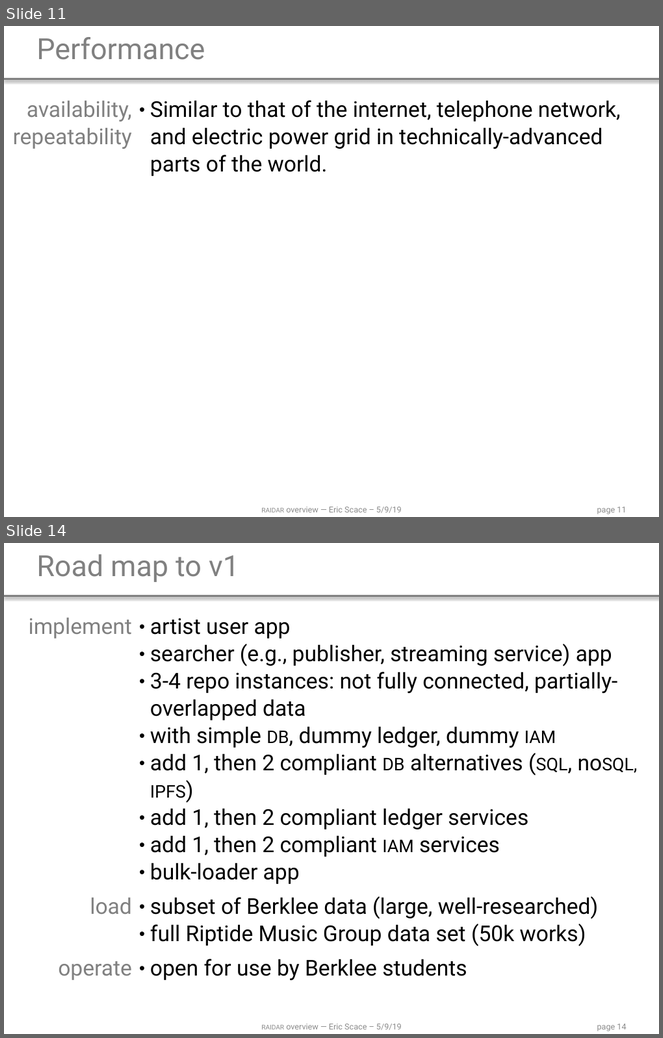
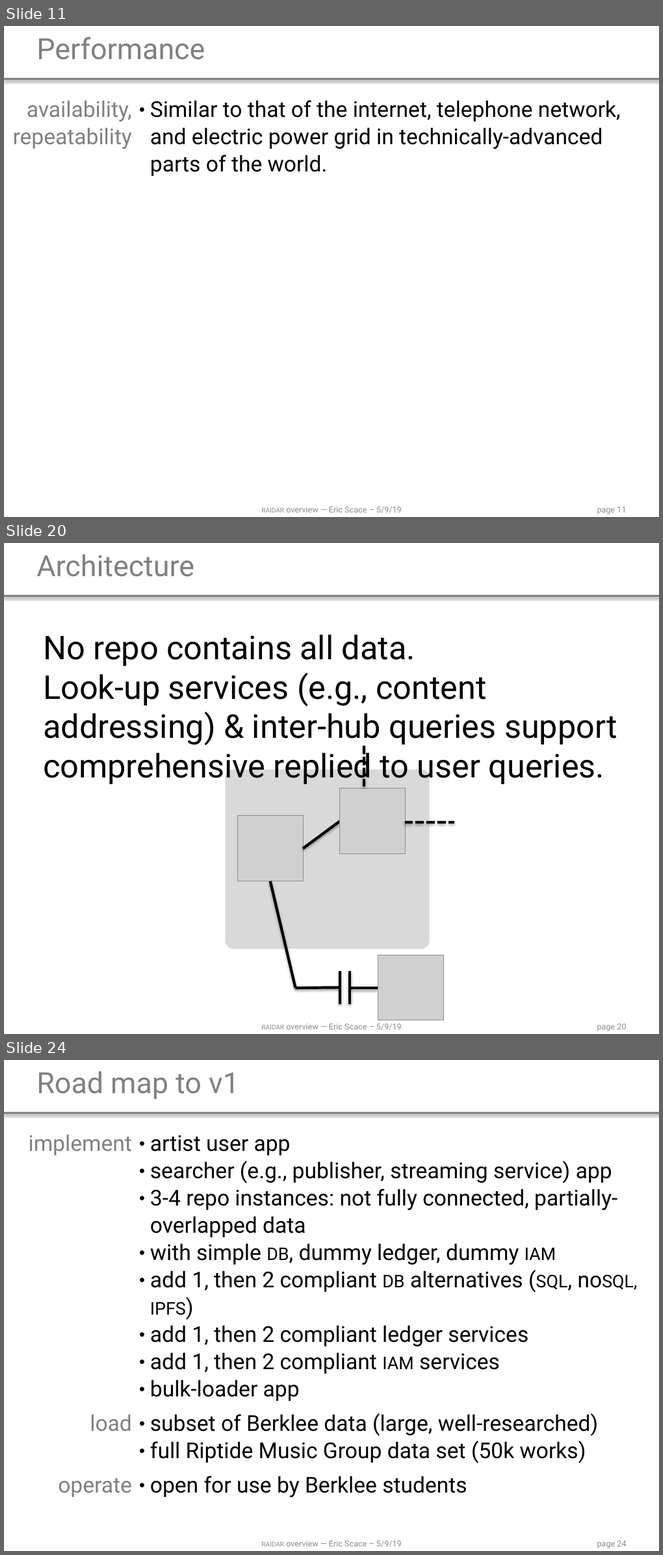
Before and after one commit to ldnovak/RAIDAR, a slide deck: docs/2019 05 10 presentation/2019 05 10 overview.pptx. Shown one above the other, each under a label of ours: slides 11 and 14 before the commit, slides 11, 20 and 24 after it; the slides between them are not shown. The pictures are 663x1038 and 663x1555 pixels, drawn with LibreOffice and Linux fonts; fonts in the diff are those of the drawing; grey boxes stand for pictures. Boxes give left, top, right and bottom in pixels: in the first picture for what was removed or moved away, otherwise in the second. Text is boxed around its words. In the diff, an @@ line names an element or a change of style, - is before the commit and + after.

Commit message:
add architecture diagrams & commentary
ref #11

```diff
--- a/docs/2019 05 10 presentation/2019 05 10 overview.pptx
+++ b/docs/2019 05 10 presentation/2019 05 10 overview.pptx
@@ slide 20 added at box(4, 543, 659, 1034), background #FFFFFF; not listed: 3 template elements that a slide beside it also shows @@
@@ title added at box(36, 554, 194, 577), 32 pt, text #808080 @@
+Architecture
@@ text added at box(43, 635, 618, 785), 36 pt, text #000000 @@
+No repo contains all data.
+Look-up services (e.g., content addressing) & inter-hub queries support comprehensive replied to user queries.
@@ line added from (364, 787) to (364, 745), #000000 3 pt dashed @@
@@ rounded rectangle added at box(226, 770, 430, 949), fill #D9D9D9 @@
@@ picture added at box(340, 789, 406, 854) @@
@@ picture added at box(238, 816, 304, 882) @@
@@ line added from (304, 849) to (340, 821), #000000 3 pt @@
@@ line added from (405, 823) to (455, 823), #000000 3 pt dashed @@
@@ line added from (270, 882) to (296, 988), #000000 3 pt @@
@@ line added from (340, 971) to (340, 1005), #000000 3 pt @@
@@ line added from (350, 971) to (350, 1005), #000000 3 pt @@
@@ picture added at box(378, 955, 443, 1021) @@
@@ line added from (340, 988) to (296, 988), #000000 3 pt @@
@@ line added from (378, 988) to (350, 988), #000000 3 pt @@
@@ what was slide 14 is now slide 24 @@
@@ page number at box(597, 1541, 626, 1549): text changed @@
-page 14
+page 24
```
Also in this commit, not shown: 1 slide changed, 10 other slides added, 1 slide removed.
